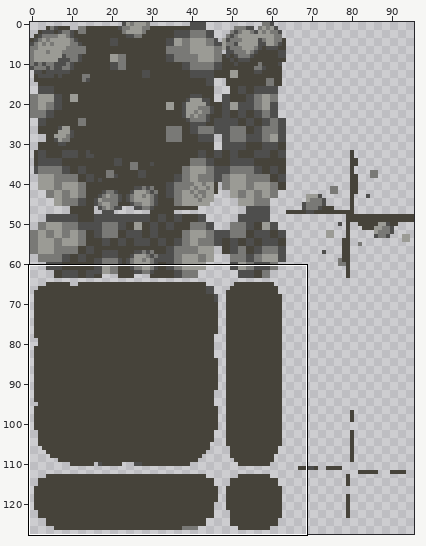
Sprite sheet: Assets/tiles/stone.png. The picture above shows the old version from afar; the outline marks the close-up.
Close-up. Before:
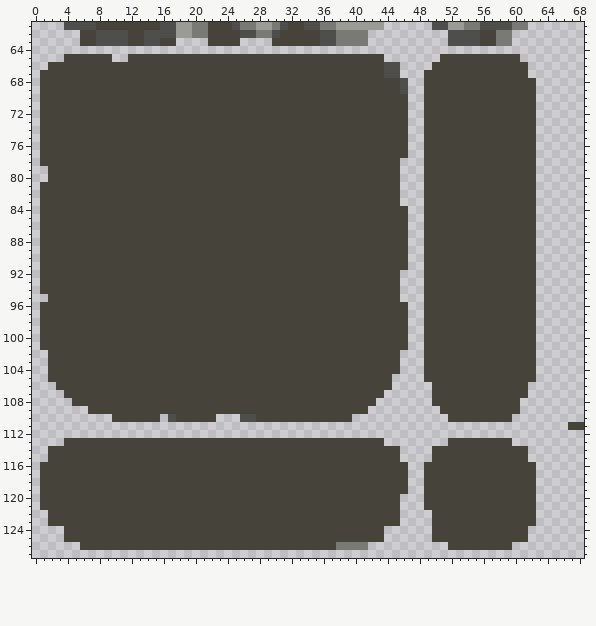
The file is 96x128 pixels. Shown: x 0..68, y 61..127.
Now the later version:
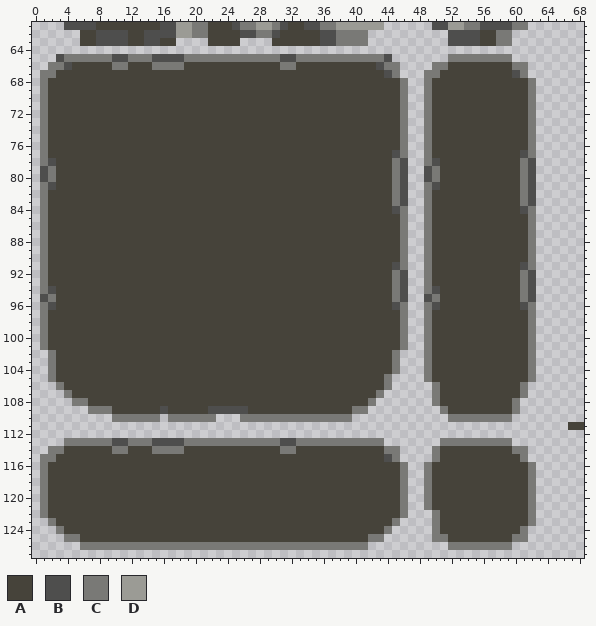
Palette (. is transparent): A #46433a  B #4e4e4d  C #797976  D #9b9b95
Diff:
y 65: x 3..44 .AAAAAA..AAAAAAAAAAAAAAAAAAAAAAAAAAAAAAAA. -> BCCCCCCBBCCCBBBBCCCCCCCCCCCCBBCCCCCCCCCCCB; x 51..60 AAAAAAAAAA -> .CCCCCCCC.
y 66: x 2..4 AAA -> CCB; x 10..11 AA -> CC; x 15..18 AAAA -> CCCC; x 31..32 AA -> CC; x 43..45 ABB -> BCC; x 50..51 AA -> CC; x 60..61 AA -> CC
y 67: x 1..2 AA -> CC; x 45 B -> C; x 49..50 AA -> CC; x 60..61 AA -> BC
y 68..69: x 1 A -> C; x 46 B -> C; x 49 A -> C; x 62 A -> C
y 70..76: x 1 A -> C; x 46 A -> C; x 49 A -> C; x 62 A -> C
y 77: x 1 A -> C; x 45..46 AA -> BC; x 49 A -> C; x 61..62 AA -> BC
y 78: x 1..2 AA -> CB; x 45..46 A. -> CB; x 49..50 AA -> CB; x 61..62 AA -> CB
y 79..80: x 1..2 .A -> BC; x 45..46 A. -> CB; x 49..50 AA -> BC; x 61..62 AA -> CB
y 81: x 1..2 AA -> CB; x 45..46 A. -> CB; x 49..50 AA -> CB; x 61..62 AA -> CB
y 82..83: x 1 A -> C; x 45..46 A. -> CB; x 49 A -> C; x 61..62 AA -> CB
y 84: x 1 A -> C; x 45..46 AA -> BC; x 49 A -> C; x 61..62 AA -> BC
y 85..90: x 1 A -> C; x 46 A -> C; x 49 A -> C; x 62 A -> C
y 91: x 1 A -> C; x 45..46 AA -> BC; x 49 A -> C; x 61..62 AA -> BC
y 92..93: x 1 A -> C; x 45..46 A. -> CB; x 49 A -> C; x 61..62 AA -> CB
y 94: x 1..2 AA -> CB; x 45..46 A. -> CB; x 49..50 AA -> CB; x 61..62 AA -> CB
y 95: x 1..2 .A -> BC; x 45..46 A. -> CB; x 49..50 AA -> BC; x 61..62 AA -> CB
y 96: x 1..2 AA -> CB; x 45..46 AA -> BC; x 49..50 AA -> CB; x 61..62 AA -> BC
y 97..101: x 1 A -> C; x 46 A -> C; x 49 A -> C; x 62 A -> C
y 102..104: x 2 A -> C; x 45 A -> C; x 49 A -> C; x 62 A -> C
y 105: x 2 A -> C; x 44 A -> C; x 49 A -> C; x 62 A -> C
y 106: x 3 A -> C; x 44 A -> C; x 50 A -> C; x 61 A -> C
y 107: x 4 A -> C; x 43 A -> C; x 50 A -> C; x 61 A -> C
y 108: x 5..6 AA -> CC; x 42 A -> C; x 50 A -> C; x 60 A -> C
y 109: x 7..9 AAA -> CCC; x 16 A -> B; x 22..26 AAAAA -> BBBBB; x 40..41 AA -> CC; x 51 A -> C; x 60 A -> C
y 110: x 10..15 AAAAAA -> CCCCCC; x 17..22 BAAAAA -> CCCCCC; x 26..39 BBAAAAAAAAAAAA -> CCCCCCCCCCCCCC; x 52..59 AAAAAAAA -> CCCCCCCC
y 113: x 4..43 AAAAAAAAAAAAAAAAAAAAAAAAAAAAAAAAAAAAAAAA -> CCCCCCBBCCCBBBBCCCCCCCCCCCCBBCCCCCCCCCCC; x 51..59 .AAAAAAAA -> CCCCCCCCC
y 114: x 2..3 AA -> CC; x 10..11 AA -> CC; x 15..18 AAAA -> CCCC; x 31..32 AA -> CC; x 44..45 AA -> CC; x 50 A -> C; x 60..61 AA -> CC
y 115: x 1..2 .A -> CC; x 44..45 AA -> BC; x 50 A -> C; x 61 A -> C
y 116..119: x 1 A -> C; x 46 A -> C; x 49 A -> C; x 62 A -> C
y 120..121: x 1 A -> C; x 46 . -> C; x 49 A -> C; x 62 A -> C
y 122: x 1 . -> C; x 46 . -> C; x 50 A -> C; x 62 A -> C
y 123: x 2 A -> C; x 45 A -> C; x 50 A -> C; x 62 A -> C
y 124: x 3 . -> C; x 44 . -> C; x 50 A -> C; x 61 A -> C
y 125: x 4..5 AA -> CC; x 42..43 AA -> CC; x 50..51 AA -> CC; x 60..61 AA -> CC
y 126: x 6..37 AAAAAAAAAAAAAAAAAAAAAAAAAAAAAAAA -> CCCCCCCCCCCCCCCCCCCCCCCCCCCCCCCC; x 52..59 AAAAAAAA -> CCCCCCCC
Pixel boxes of the changes (left, top, right, bottom) in both close-ups:
changed: (40, 54, 536, 550)
